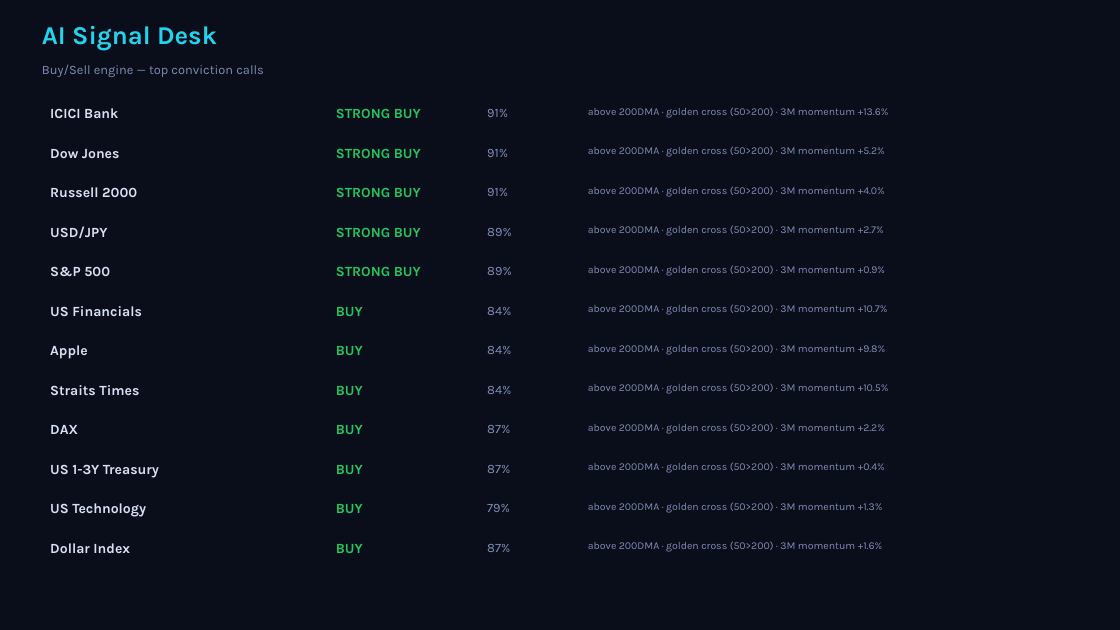
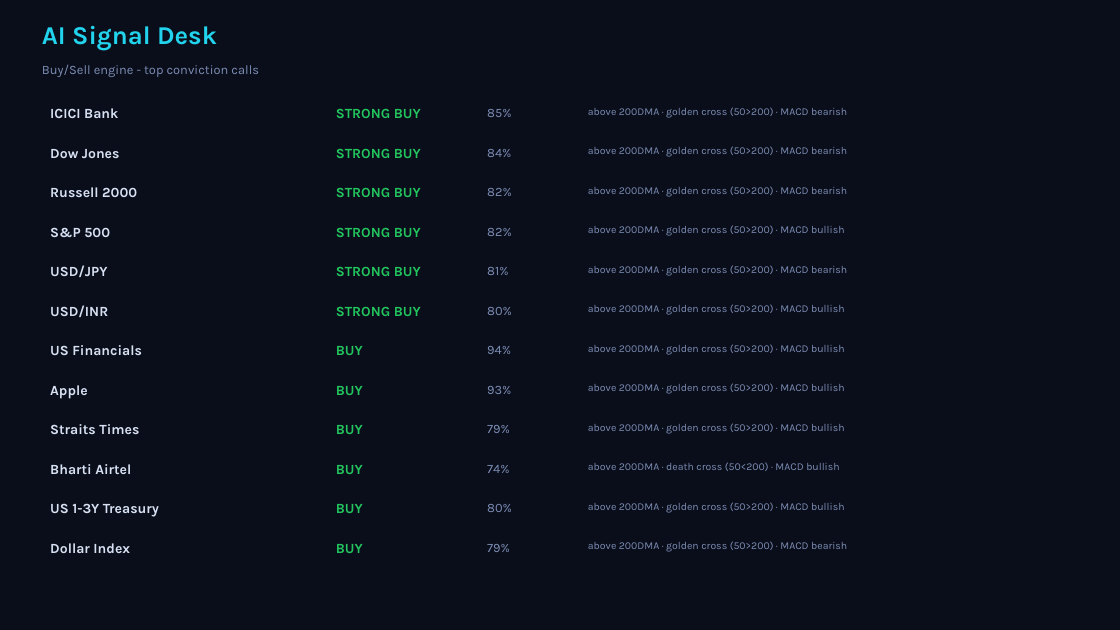
Before and after one commit to Pravkum23/pmr-terminal, a slide deck: slide 4 of docs/pmr_daily.pptx. Drawn at 1120x630 pixels with LibreOffice and Linux fonts; fonts in the diff are those of the drawing. Boxes give left, top, right and bottom in pixels: in the first picture for what was removed or moved away, otherwise in the second. Text is boxed around its words. In the diff, an @@ line names an element or a change of style, - is before the commit and + after.

```diff
--- a/docs/pmr_daily.pptx
+++ b/docs/pmr_daily.pptx
@@ text at box(42, 65, 259, 77): text changed @@
-Buy/Sell engine — top conviction calls
+Buy/Sell engine - top conviction calls
@@ text at box(487, 109, 511, 117): text changed @@
-91%
+85%
@@ text at box(588, 107, 847, 118): text changed @@
-above 200DMA · golden cross (50>200) · 3M momentum +13.6%
+above 200DMA · golden cross (50>200) · MACD bearish
@@ text at box(487, 149, 511, 157): text changed @@
-91%
+84%
@@ text at box(588, 146, 847, 157): text changed @@
-above 200DMA · golden cross (50>200) · 3M momentum +5.2%
+above 200DMA · golden cross (50>200) · MACD bearish
@@ text at box(487, 188, 512, 196): text changed @@
-91%
+82%
@@ text at box(588, 186, 847, 197): text changed @@
-above 200DMA · golden cross (50>200) · 3M momentum +4.0%
+above 200DMA · golden cross (50>200) · MACD bearish
@@ text "S&P 500": place and size @@
-text "S&P 500" at box(50, 266, 110, 276)
+text "S&P 500" at box(50, 227, 110, 237)
@@ text at box(588, 225, 844, 236): text changed @@
-above 200DMA · golden cross (50>200) · 3M momentum +2.7%
+above 200DMA · golden cross (50>200) · MACD bullish
@@ text at box(487, 267, 508, 275): text changed @@
-89%
+81%
@@ text at box(588, 265, 847, 276): text changed @@
-above 200DMA · golden cross (50>200) · 3M momentum +0.9%
+above 200DMA · golden cross (50>200) · MACD bearish
@@ text added at box(50, 305, 108, 317), 12 pt, text #D7E1F3, bold @@
+USD/INR
@@ text at box(336, 307, 421, 316): text changed @@
-BUY
+STRONG BUY
@@ text at box(487, 307, 512, 315): text changed @@
-84%
+80%
@@ text at box(588, 304, 844, 315): text changed @@
-above 200DMA · golden cross (50>200) · 3M momentum +10.7%
+above 200DMA · golden cross (50>200) · MACD bullish
@@ text at box(487, 346, 511, 354): text changed @@
-84%
+94%
@@ text at box(588, 344, 844, 355): text changed @@
-above 200DMA · golden cross (50>200) · 3M momentum +9.8%
+above 200DMA · golden cross (50>200) · MACD bullish
@@ text at box(487, 386, 511, 394): text changed @@
-84%
+93%
@@ text at box(588, 383, 844, 394): text changed @@
-above 200DMA · golden cross (50>200) · 3M momentum +10.5%
+above 200DMA · golden cross (50>200) · MACD bullish
@@ text removed at box(50, 425, 78, 434) @@
-DAX
@@ text at box(487, 425, 510, 433): text changed @@
-87%
+79%
@@ text at box(588, 423, 844, 434): text changed @@
-above 200DMA · golden cross (50>200) · 3M momentum +2.2%
+above 200DMA · golden cross (50>200) · MACD bullish
@@ text added at box(50, 464, 131, 474), 12 pt, text #D7E1F3, bold @@
+Bharti Airtel
@@ text at box(487, 465, 510, 473): text changed @@
-87%
+74%
@@ text at box(588, 462, 839, 471): text changed @@
-above 200DMA · golden cross (50>200) · 3M momentum +0.4%
+above 200DMA · death cross (50<200) · MACD bullish
@@ 6 texts: place and size @@
-6 texts at box(50, 226, 510, 512)
+6 texts at box(50, 265, 510, 552)
@@ text removed at box(50, 503, 146, 517) @@
-US Technology
@@ text added at box(487, 504, 512, 512), 11 pt, text #7C8DB5 @@
+80%
@@ text at box(588, 502, 844, 513): text changed @@
-above 200DMA · golden cross (50>200) · 3M momentum +1.3%
+above 200DMA · golden cross (50>200) · MACD bullish
@@ text removed at box(487, 544, 510, 552) @@
-87%
@@ text at box(588, 541, 847, 552): text changed @@
-above 200DMA · golden cross (50>200) · 3M momentum +1.6%
+above 200DMA · golden cross (50>200) · MACD bearish
```
Also in this commit, not shown: 3 other slides changed, 6 other files.
